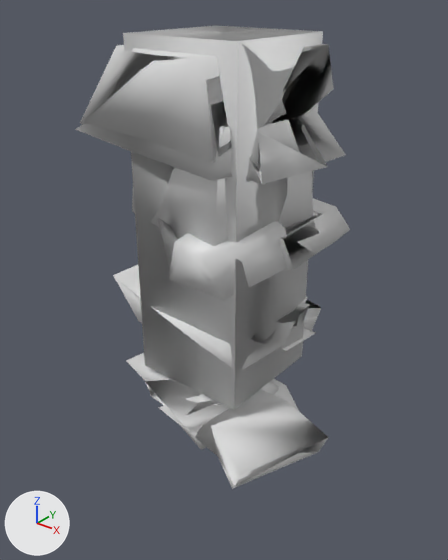
A saved change to the OBJ model src/main/resources/assets/kn8/meshes/suit/numbers10_suit/left_leg.obj.
One viewpoint serves both versions: a 50 mm lens placed at (0.843, -1.056, 0.866), pointed at (0.023, -0.031, 0.231). The axes (+X, +Y, +Z) are drawn at lower left. The lights are the same throughout. The picture after the commit comes second. Where no turn or scale is listed for an object, it has been applied to the vertices. Vertices at exactly the same position are counted once.

Objects in the first picture: 'left_leg'.
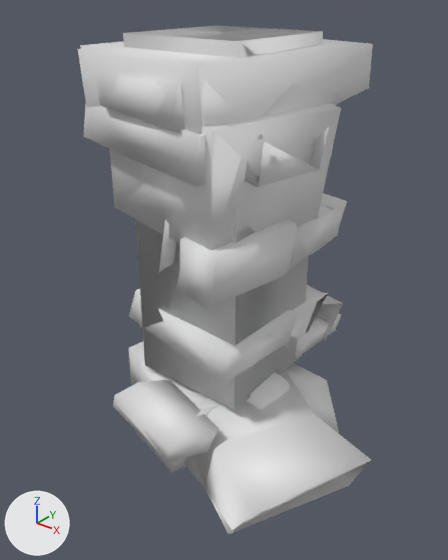
Where the change shows, as pixel boxes [x1, y1, x2, y2] in the pictures (448 x 560 px):
'left_leg', reshaped (7% wider, 10% taller)
    before: [75, 25, 350, 489]
    after: [78, 25, 373, 534]
part 1 of me_left_leg, rebuilt (16% wider, 8% taller)
    before: [80, 44, 334, 162]
    after: [78, 39, 373, 167]
part 2 of me_left_leg, rebuilt
    before: [278, 198, 350, 270]
    after: [287, 193, 347, 271]
part 3 of me_left_leg, rebuilt
    before: [75, 124, 232, 181]
    after: [83, 104, 206, 187]
part 4 of me_left_leg, rebuilt (13% narrower, 8% shorter)
    before: [113, 265, 308, 370]
    after: [129, 288, 298, 384]
part 5 of me_left_leg, rebuilt (mostly hidden before)
    before: [283, 328, 316, 351]
    after: [295, 314, 341, 358]
part 6 of me_left_leg, rebuilt (24% wider, 71% taller)
    before: [145, 379, 230, 427]
    after: [113, 380, 219, 463]
part 7 of me_left_leg, rebuilt (27% wider, 8% taller)
    before: [132, 110, 313, 246]
    after: [110, 103, 341, 250]
part 8 of me_left_leg, rebuilt (mostly hidden before)
    before: [121, 271, 310, 344]
    after: [139, 291, 328, 348]
part 9 of me_left_leg, rebuilt
    before: [126, 353, 218, 415]
    after: [129, 342, 218, 417]
part 10 of me_left_leg, rebuilt (mostly hidden afterwards)
    before: [246, 111, 343, 182]
    after: [258, 134, 263, 139]
part 11 of me_left_leg, rebuilt (9% wider, 60% taller)
    before: [158, 389, 329, 489]
    after: [185, 373, 371, 534]
part 12 of me_left_leg, rebuilt (not visible afterwards)
    before: [310, 108, 346, 162]
part 13 of me_left_leg, rebuilt
    before: [169, 221, 282, 300]
    after: [179, 219, 297, 291]
part 14 of me_left_leg, rebuilt
    before: [247, 125, 327, 185]
    after: [243, 127, 329, 187]
part 15 of me_left_leg, rebuilt
    before: [271, 379, 299, 411]
    after: [279, 363, 339, 433]
part 16 of me_left_leg, rebuilt (mostly hidden before)
    before: [261, 381, 280, 394]
    after: [246, 372, 290, 410]
part 17 of me_left_leg, rebuilt
    before: [157, 397, 206, 450]
    after: [136, 431, 186, 473]
part 18 of me_left_leg, rebuilt (11% taller)
    before: [169, 226, 287, 300]
    after: [176, 226, 298, 308]
part 19 of me_left_leg, rebuilt
    before: [253, 300, 321, 337]
    after: [267, 285, 343, 341]
part 20 of me_left_leg, rebuilt
    before: [158, 218, 178, 266]
    after: [159, 219, 176, 272]

Patch to the scene script:
```diff
--- a/src/main/resources/assets/kn8/meshes/suit/numbers10_suit/left_leg.obj.py
+++ b/src/main/resources/assets/kn8/meshes/suit/numbers10_suit/left_leg.obj.py
@@ me_left_leg @@
-me_left_leg.from_pydata(...)  # 402 vertices, 816 faces; spans x -0.333..0.33, y -0.242..0.35, z -0.226..0.769
+me_left_leg.from_pydata(...)  # 376 vertices, 699 faces; spans x -0.276..0.44, y -0.313..0.333, z -0.226..0.769
+# me_left_leg part 1: the loose piece of 70 vertices spanning x -0.313..0.168, y -0.192..0.194, z 0.561..0.75 is rebuilt with 63 vertices and now spans x -0.241..0.222, y -0.243..0.264, z 0.561..0.75
+# me_left_leg part 2: the loose piece of 46 vertices spanning x -0.299..0.18, y -0.033..0.35, z 0.275..0.398 is rebuilt with 44 vertices and now spans x -0.23..0.183, y 0.01..0.305, z 0.275..0.398
+# me_left_leg part 3: the loose piece of 28 vertices spanning x -0.333..0.164, y -0.192..0.033, z 0.523..0.642 is rebuilt with 26 vertices and now spans x -0.261..0.151, y -0.241..0.041, z 0.523..0.642
+# me_left_leg part 4: the loose piece of 28 vertices spanning x -0.295..0.155, y -0.175..0.18, z 0.072..0.173 is rebuilt with 26 vertices and now spans x -0.203..0.17, y -0.187..0.087, z 0.072..0.173
+# me_left_leg part 5: the loose piece of 24 vertices spanning x -0.168..0.155, y 0.037..0.274, z -0.02..0.077 is rebuilt with 23 vertices and now spans x -0.197..0.16, y 0.096..0.333, z -0.02..0.077
+# me_left_leg part 6: the loose piece of 23 vertices spanning x -0.118..0.113, y -0.241..-0.065, z -0.115..-0.016 is rebuilt with 20 vertices and now spans x -0.158..0.14, y -0.293..-0.148, z -0.115..-0.016
+# me_left_leg part 7: the loose piece of 19 vertices spanning x -0.173..0.162, y -0.187..0.202, z 0.362..0.651 is rebuilt with 19 vertices and now spans x -0.226..0.224, y -0.232..0.206, z 0.362..0.651
+# me_left_leg part 8: the loose piece of 18 vertices spanning x -0.305..0.165, y -0.112..0.186, z -0.008..0.167 is rebuilt with 16 vertices and now spans x -0.237..0.169, y -0.113..0.211, z -0.008..0.167
+# me_left_leg part 9: the loose piece of 16 vertices spanning x -0.217..0.104, y -0.233..0.141, z -0.155..-0.031 is rebuilt with 15 vertices and now spans x -0.257..0.138, y -0.22..0.117, z -0.155..-0.031
+# me_left_leg part 10: the loose piece of 16 vertices spanning x -0.285..0.195, y -0.117..0.181, z 0.512..0.638 is rebuilt with 15 vertices and now spans x -0.214..0.184, y -0.116..0.212, z 0.512..0.638
+# me_left_leg part 11: the loose piece of 15 vertices spanning x -0.012..0.33, y -0.242..0.114, z -0.226..-0.019 is rebuilt with 14 vertices and now spans x 0.005..0.44, y -0.313..0.071, z -0.226..-0.019
+# me_left_leg part 12: the loose piece of 14 vertices spanning x -0.306..0.195, y -0.018..0.191, z 0.507..0.637 is rebuilt with 14 vertices and now spans x -0.229..0.187, y -0.027..0.225, z 0.507..0.637
+# me_left_leg part 13: the loose piece of 10 vertices spanning x -0.014..0.166, y -0.234..0.078, z 0.273..0.404 is rebuilt with 10 vertices and now spans x 0.03..0.189, y -0.218..0.032, z 0.273..0.404
+# me_left_leg part 14: the loose piece of 10 vertices spanning x 0.052..0.218, y -0.129..0.103, z 0.513..0.611 is rebuilt with 9 vertices and now spans x 0.1..0.233, y -0.148..0.068, z 0.513..0.611
+# me_left_leg part 15: the loose piece of 8 vertices spanning x -0.007..0.183, y -0.012..0.156, z -0.195..-0.062 is rebuilt with 8 vertices and now spans x 0.017..0.276, y 0.049..0.185, z -0.195..-0.062
+# me_left_leg part 16: the loose piece of 8 vertices spanning x -0.018..0.147, y -0.096..0.088, z -0.074..0.015 is rebuilt with 8 vertices and now spans x -0.008..0.205, y -0.095..0.052, z -0.074..0.015
+# me_left_leg part 17: the loose piece of 8 vertices spanning x -0.083..0.076, y -0.196..-0.033, z -0.203..-0.074 is rebuilt with 8 vertices and now spans x -0.126..0.096, y -0.255..-0.114, z -0.203..-0.074
+# me_left_leg part 18: the loose piece of 8 vertices spanning x -0.012..0.178, y -0.232..0.076, z 0.272..0.399 is rebuilt with 8 vertices and now spans x 0.031..0.203, y -0.228..0.019, z 0.272..0.399
+# me_left_leg part 19: the loose piece of 7 vertices spanning x 0.002..0.158, y -0.083..0.246, z -0.017..0.147 is rebuilt with 6 vertices and now spans x 0.01..0.189, y -0.063..0.276, z -0.017..0.147
+# me_left_leg part 20: the loose piece of 4 vertices spanning x -0.041..0.027, y -0.193..-0.031, z 0.297..0.422 is rebuilt with 3 vertices and now spans x -0.033..-0.004, y -0.194..-0.082, z 0.297..0.422
+# other edits to the shape of me_left_leg do not show in these pictures
```
